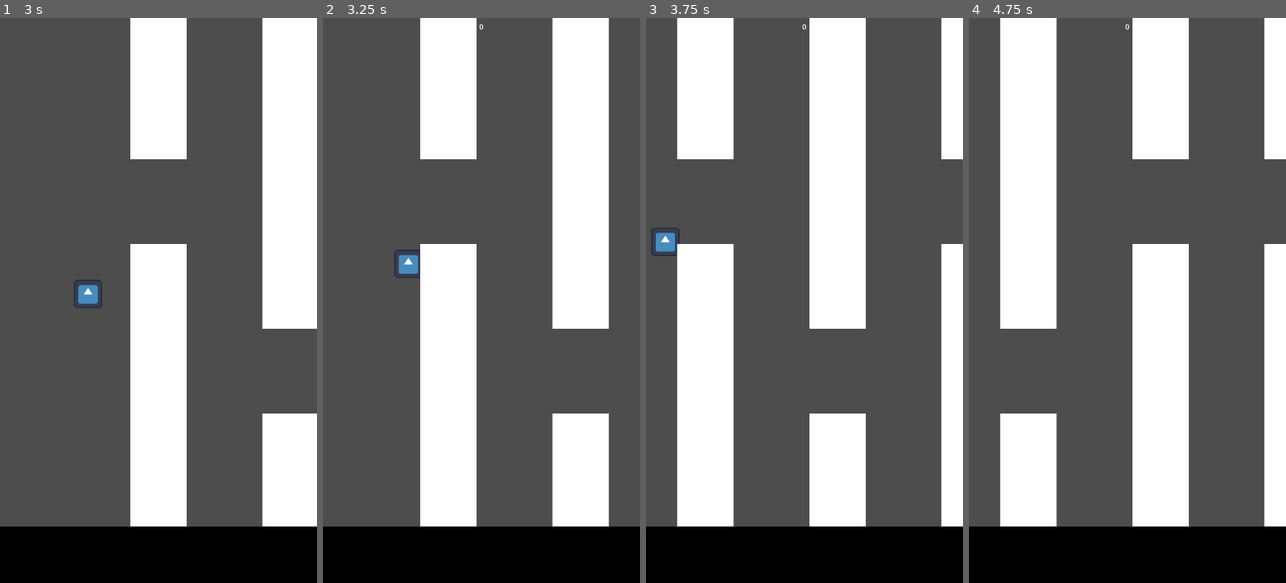
Above: before the commit, frames 1-4 (left to right).
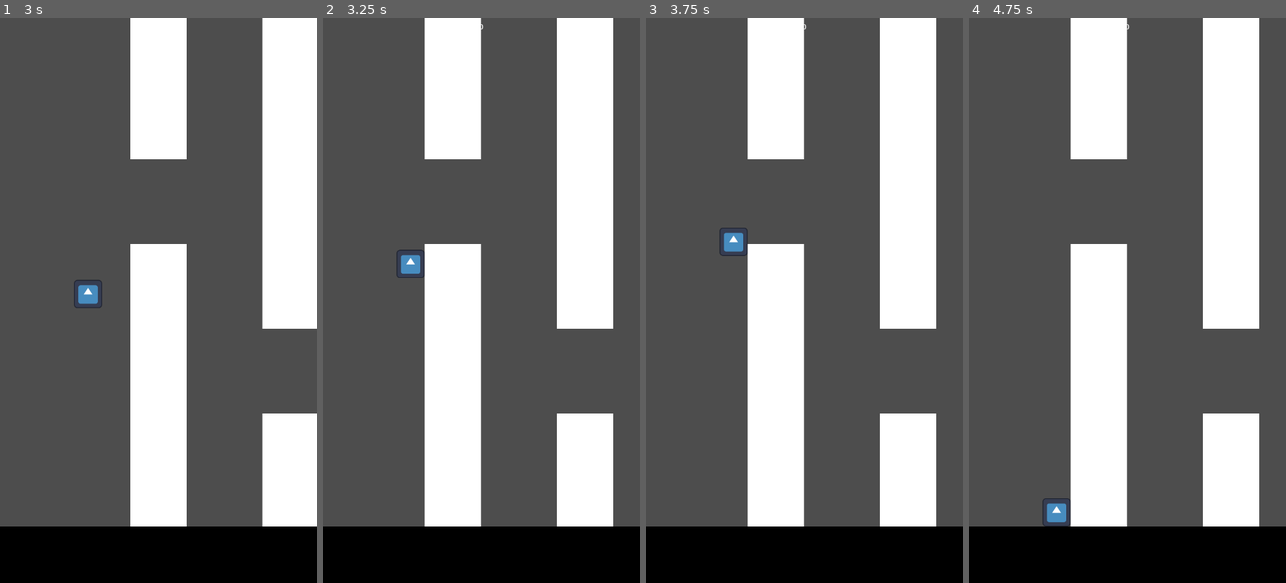
Above: after the commit, the same moments.

Repository: Jordla/flappy-bird-clone
Game: Godot game, scene res://world.tscn
Two runs of this game, one before a commit and one after it. Both use one fixed random seed, a clock stepped at 60 frames per second and the inputs below. The engine's default icon, where the game draws it, is replaced by a stand-in: a white triangle on a blue panel in a dark square.
Inputs:
- Up to frame 1 (3 s): tap Enter (ui_accept) at 0.5, 0.77, 1.52 s
- Up to frame 2 (3.25 s): tap Enter (ui_accept) at 3.02 s
- Up to frame 3 (3.75 s): no input
- Up to frame 4 (4.75 s): tap Enter (ui_accept) at 3.77, 4.52 s

Frame 1 is identical in both runs. In frame 2, 4.8% of the frame differs, in the area x 22-92%, y 0-90%; in frame 3, 59%, in the area x 1-100%, y 0-90%; in frame 4, 59%.

Commit message:
Add game pause when player collides with obstacle

Diff:
--- a/player/player.gd
+++ b/player/player.gd
@@ -3,6 +3,7 @@
 const JUMP_VELOCITY : float = -550
 # Get the gravity from the project settings to be synced with RigidBody nodes.
 var gravity = ProjectSettings.get_setting("physics/2d/default_gravity")
+
 var is_able_to_jump : bool = true
 
 
@@ -17,5 +18,10 @@
 
 	move_and_slide()
 
+	# Collision with floor and obstacles
 	if is_on_floor() or is_on_ceiling() or is_on_wall():
 		is_able_to_jump = false
+		is_paused()
+
+func is_paused():
+	get_tree().paused = true
--- a/player/player.tscn
+++ b/player/player.tscn
@@ -7,6 +7,7 @@
 size = Vector2(64, 64)
 
 [node name="Player" type="CharacterBody2D"]
+process_mode = 3
 collision_layer = 3
 script = ExtResource("1_32qm5")
 
